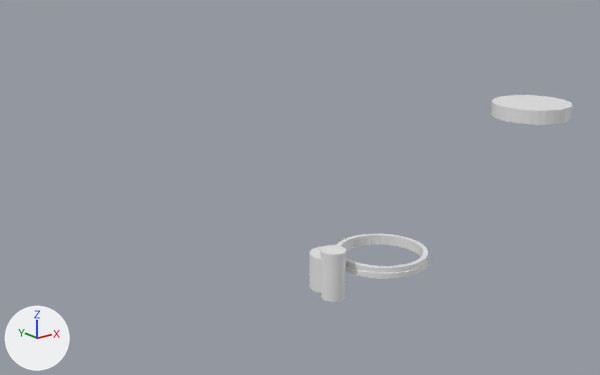
A saved change to the Blender file robot-parts/rover/rover-parts.blend.
Before and after are seen from a 50 mm camera at (-313.0, -317.0, 181.0) aimed at (28.0, 109.0, 11.0). The lights are fixed; the arrows at lower left show +X, +Y and +Z.

In view in the first picture: 'bushing', 'bushing hole', 'hole', 'hub'.
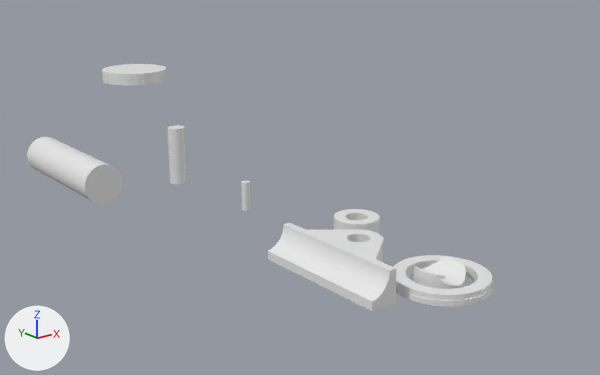
Commit message: autosync pvc parts

Pixel boxes [x1, y1, x2, y2] of what changed, in the pictures (600 x 375 px; the box of a moved part takes in the faces that stretch with it):
'Cylinder', added
    after: [268, 223, 397, 311]
'hub', reshaped, moved (9% wider, 13% taller)
    before: [337, 234, 429, 279]
    after: [393, 255, 493, 306]
'pipe', added
    after: [27, 137, 122, 204]
'hole', moved
    before: [491, 95, 573, 125]
    after: [102, 64, 167, 86]
'bushing', reshaped, moved, rescaled
    before: [309, 246, 324, 293]
    after: [333, 209, 380, 233]
'bushing hole', deleted
    before: [320, 245, 346, 302]
'washer', added
    after: [414, 256, 466, 289]
'hal.inch', added
    after: [167, 125, 187, 184]
'bolt.hole', added
    after: [241, 180, 251, 211]
part 1 of me_cylinder_003, deleted
    before: [309, 246, 324, 293]
part 2 of me_cylinder_003, added
    after: [333, 209, 380, 233]
part 3 of me_cylinder, moved or reshaped
    before: [337, 234, 428, 268]
    after: [393, 255, 492, 295]
part 4 of me_cylinder, moved or reshaped
    before: [341, 235, 423, 257]
    after: [405, 260, 478, 282]

The change, as a list of edits to the scene's bpy script:
```text
Change me_cylinder_003:
    used by ob_bushing; location = (-34.9, 6.3, 0.9); scale = (1.41, 1.41, 1.41)
    remove me_cylinder_003.from_pydata(...)  # 64 vertices, 34 faces; spans x -7.02..7.0, y -7.01..7.01, z -6.92..7.1
    add me_cylinder_003.from_pydata(...)  # 128 vertices, 68 faces; spans x -7.01..7.01, y -7.01..7.01, z 0.0..14.03
    me_cylinder_003 part 1: the whole mesh is rebuilt
    me_cylinder_003 part 2
    64 vertices are added at x -7.01..7.01, y -7.01..7.01, z 0.0
    64 new vertices lie (0.0, 0.0, 14.03) away from vertices in x -7.01..7.01, y -7.01..7.01, z 0.0
    68 new faces join them
Change me_cylinder:
    where me_cylinder.from_pydata(...)  # 192 vertices, 132 faces; spans x -1.03..1.03, y -1.03..1.03, z -6.0..0.0
    used by ob_hub; location = (0.0, 0.0, 0.0); rotation_euler = (-3.142, 0.0, 0.0), in degrees (-180, 0, 0); scale = (26.5, 26.5, 1.0)
    me_cylinder part 3: 32 of the vertices in x -0.9..0.9, y -0.9..0.9, z -6.0 are scaled about their middle by (0.799, 0.799, 1)
    me_cylinder part 4: 32 of the vertices in x -0.9..0.9, y -0.9..0.9, z 0.0 are scaled about their middle by (0.799, 0.799, 1)
Add me_cylinder_007:
    me_cylinder_007.from_pydata(...)  # a 32-sided cylinder along z spanning x -7.0..7.0, y -7.0..7.0, z -13.7..13.7
Add me_cylinder_006:
    me_cylinder_006.from_pydata(...)  # 160 vertices, 82 faces; spans x -7.0..7.0, y -7.0..7.0, z -70.4..0.0
Add me_cylinder_004:
    me_cylinder_004.from_pydata(...)  # 123 vertices, 72 faces; spans x -1.48..1.75, y -3.21..3.21, z -1.26..0.0
Add me_cylinder_003_1:
    me_cylinder_003_1.from_pydata(...)  # a 32-sided cylinder along z spanning x -7.0..7.0, y -7.0..7.0, z -35.1..35.3
Remove ob_bushing_hole:
    ob_bushing_hole = bpy.data.objects.new('bushing hole', me_cylinder_002)
    ob_bushing_hole.location = (0.0, 0.0, 0.0)
Change ob_bushing:
    ob_bushing.location: (-34.9, 6.3, 0.9) -> (1.1, 22.4, 0.0)
    ob_bushing.scale: (1.41, 1.41, 1.41) -> (1.93, 1.93, 1.41)
Change ob_hole:
    ob_hole.location: (130.1, 0.0, 70.3) -> (-4.8, 277.5, 70.3)
Change ob_hub:
    ob_hub.location: (0.0, 0.0, 0.0) -> (0.8, -44.9, 0.0)
Add ob_bolt_hole:
    ob_bolt_hole = bpy.data.objects.new('bolt.hole', me_cylinder_007)
    ob_bolt_hole.location = (0.0, 133.8, 4.7)
    ob_bolt_hole.scale = (0.427, 0.427, 0.727)
Add ob_washer:
    ob_washer = bpy.data.objects.new('washer', me_cylinder_006)
    ob_washer.location = (0.0, -44.3, 0.0)
    ob_washer.rotation_euler = (-3.142, 0.0, 0.0)  # degrees (-180, 0, 0)
    ob_washer.scale = (1.93, 1.93, 0.161)
Add ob_cylinder:
    ob_cylinder = bpy.data.objects.new('Cylinder', me_cylinder_004)
    ob_cylinder.location = (-26.8, -2.8, 0.0)
    ob_cylinder.rotation_euler = (0.0, 3.142, 0.0)  # degrees (0, 180, 0)
    ob_cylinder.scale = (13.5, 13.5, 15.0)
Add ob_pipe:
    ob_pipe = bpy.data.objects.new('pipe', me_cylinder_003_1)
    ob_pipe.location = (-82.8, 229.8, 17.6)
    ob_pipe.rotation_euler = (-1.571, 0.0, 0.0)  # degrees (-90, 0, 0)
    ob_pipe.scale = (1.93, 1.93, 1.41)
Add ob_hal_inch:
    ob_hal_inch = bpy.data.objects.new('hal.inch', me_cylinder_007.copy())
    ob_hal_inch.location = (0.0, 224.9, 14.6)
    ob_hal_inch.scale = (0.927, 0.927, 1.58)
```
